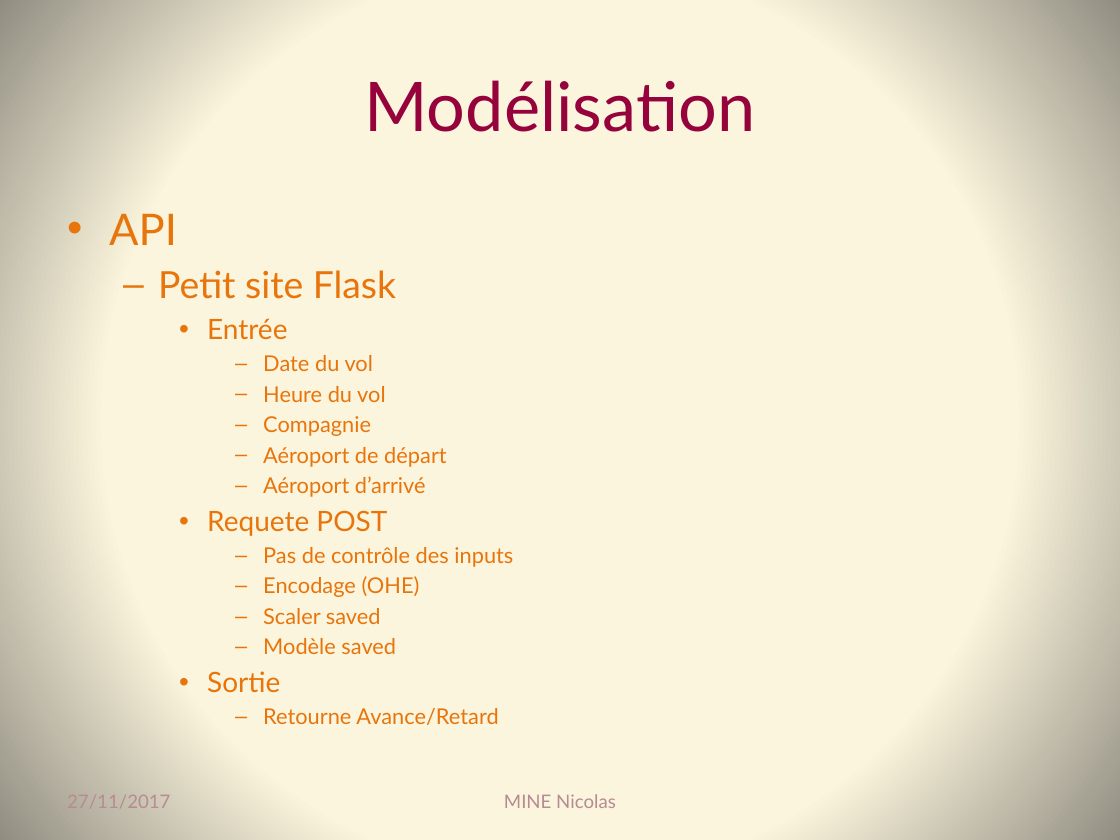
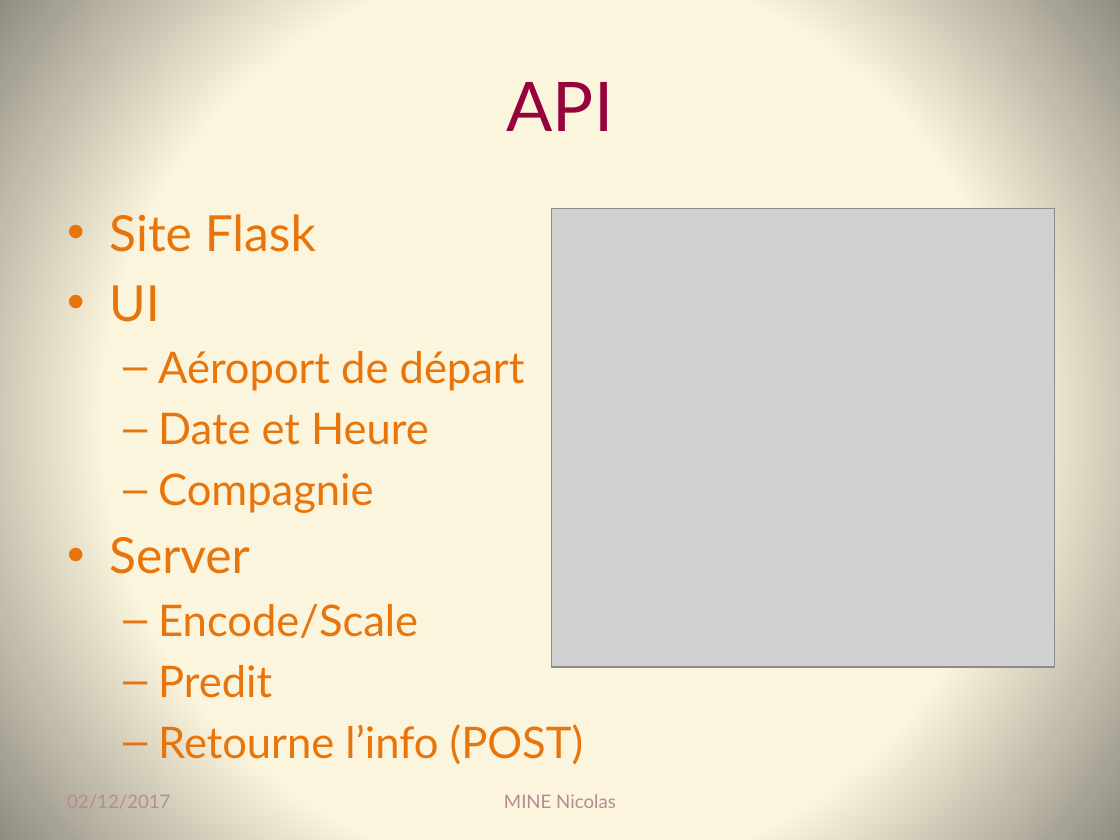
Before and after one commit to Coni63/OC_DS, a slide deck: slide 31 of P4/Presentation-projet_4.pptx (slide 22 before the commit). Drawn at 1120x840 pixels with LibreOffice and Linux fonts; fonts in the diff are those of the drawing; grey boxes stand for pictures. Boxes give left, top, right and bottom in pixels: in the first picture for what was removed or moved away, otherwise in the second. Text is boxed around its words. In the diff, an @@ line names an element or a change of style, - is before the commit and + after.

```diff
--- a/P4/Presentation-projet_4.pptx
+++ b/P4/Presentation-projet_4.pptx
@@ title at (x1=507, y1=82, x2=614, y2=131): text changed @@
-Modélisation
+API
@@ picture added at (x1=551, y1=208, x2=1054, y2=668) @@
@@ text at (x1=109, y1=214, x2=525, y2=445): text changed; size 14 to 28 pt @@
-• API
-  – Petit site Flask
-    • Entrée
-      – Date du vol
-      – Heure du vol
+• Site Flask
+• UI
+  – Aéroport de départ
+  – Date et Heure
@@ text at (x1=158, y1=473, x2=373, y2=513): size 14 to 28 pt in "Compagnie"; list level 4 to 2 in "Compagnie" @@
@@ text at (x1=109, y1=537, x2=583, y2=764): text changed; size 14 to 28 pt @@
-      – Aéroport de départ
-      – Aéroport d’arrivé
-    • Requete POST
-      – Pas de contrôle des inputs
-      – Encodage (OHE)
-      – Scaler saved
-      – Modèle saved
-    • Sortie
-      – Retourne Avance/Retard
+• Server
+  – Encode/Scale
+  – Predit
+  – Retourne l’info (POST)
@@ text at (x1=67, y1=795, x2=170, y2=808): text changed @@
-27/11/2017
+02/12/2017
```
Also in this commit, not shown: 21 other slides changed, 15 slides added, 1 slide removed, 25 other files.
